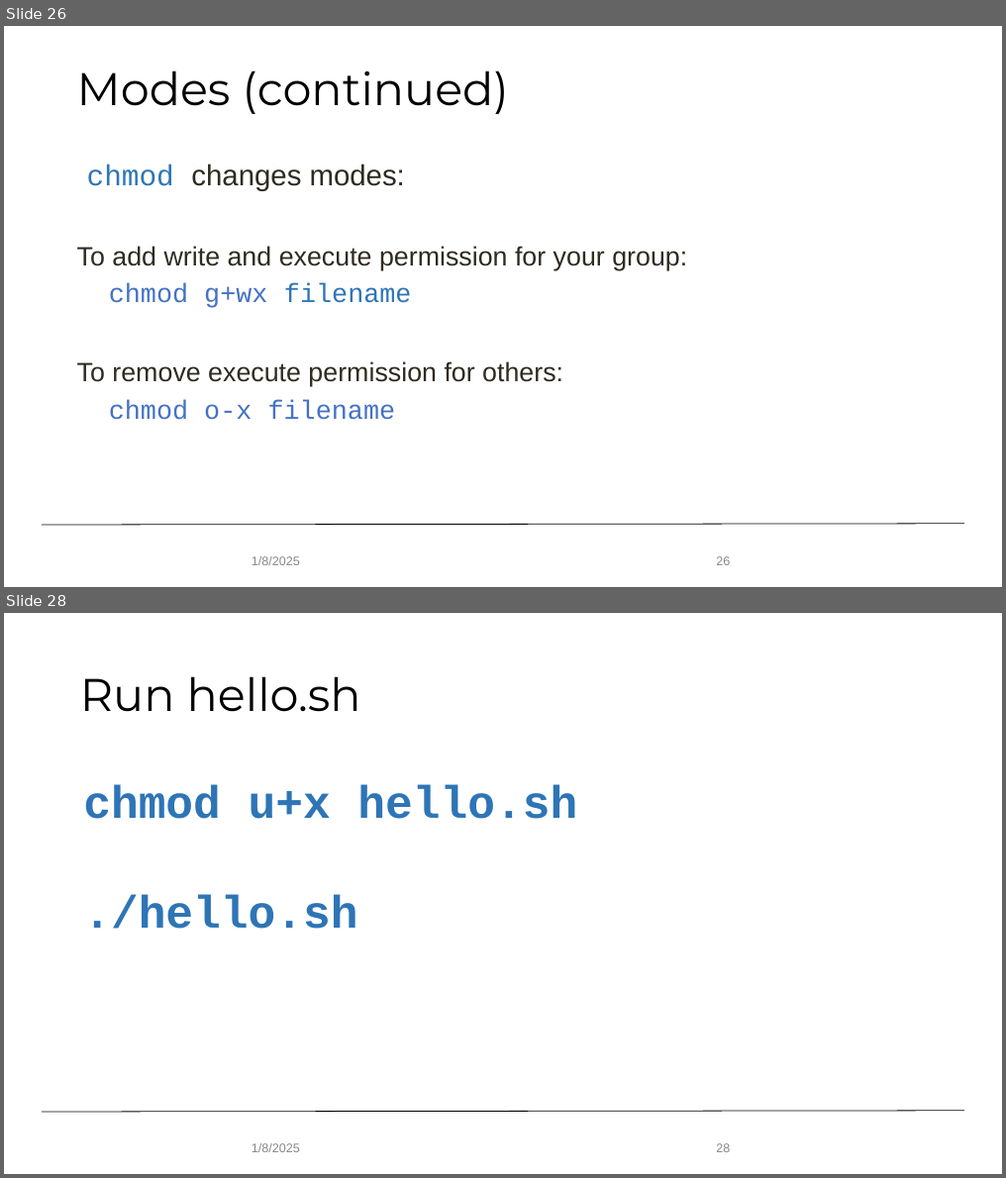
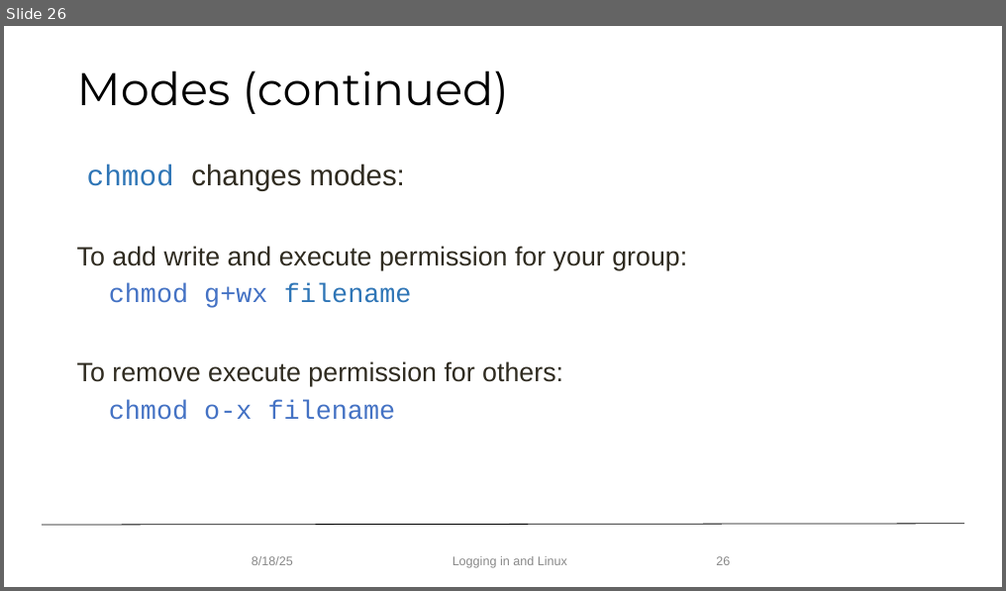
Before and after one commit to mohalkh5/hpc_fundamentals_micro_credential, a slide deck: logging_in_and_linux/logging_in_linux.pptx. Shown one above the other, each under a label of ours: slides 26 and 28 before the commit, slide 26 after it; the slides between them are not shown. The pictures are 1006x1178 and 1006x591 pixels, drawn with LibreOffice and Linux fonts; fonts in the diff are those of the drawing; background and template pictures are left out. Boxes give left, top, right and bottom in pixels: in the first picture for what was removed or moved away, otherwise in the second. Text is boxed around its words. In the diff, an @@ line names an element or a change of style, - is before the commit and + after.

Commit message:
General updates for Aug 2025, specific updates to Linux presentation (#22) (#1)
* Updated lecture for Jan 2024

* Delete asking_for_help directory -- has been merged into module 1

* Delete research_allocations directory - has been merged with monitoring module

* updated for August 2025

* Create variables_scope.sh

* Create test.sh

* Delete logging_in_and_linux/shell_scripts directory

* Aug 2025 edits to Linux presentation

```diff
--- a/logging_in_and_linux/logging_in_linux.pptx
+++ b/logging_in_and_linux/logging_in_linux.pptx
@@ slide 28 removed at (4,613,1002,1174), background #FFFFFF; not listed: 1 template element that a slide beside it also shows @@
@@ title removed at (80,676,361,712) @@
-Run hello.sh
@@ text removed at (83,785,577,929) @@
-chmod u+x hello.sh
-./hello.sh
@@ text removed at (252,1144,300,1153) @@
-1/8/2025
@@ page number removed at (716,1144,730,1153) @@
-28
@@ slide 26 changed as well @@
@@ text at (252,557,293,566): text changed @@
-1/8/2025
+8/18/25
@@ text added at (452,557,567,569), 12 pt, text #888888 @@
+Logging in and Linux
```
Also in this commit, not shown: 27 other slides changed, 3 slides added, 2 other slides removed, 7 other files.
